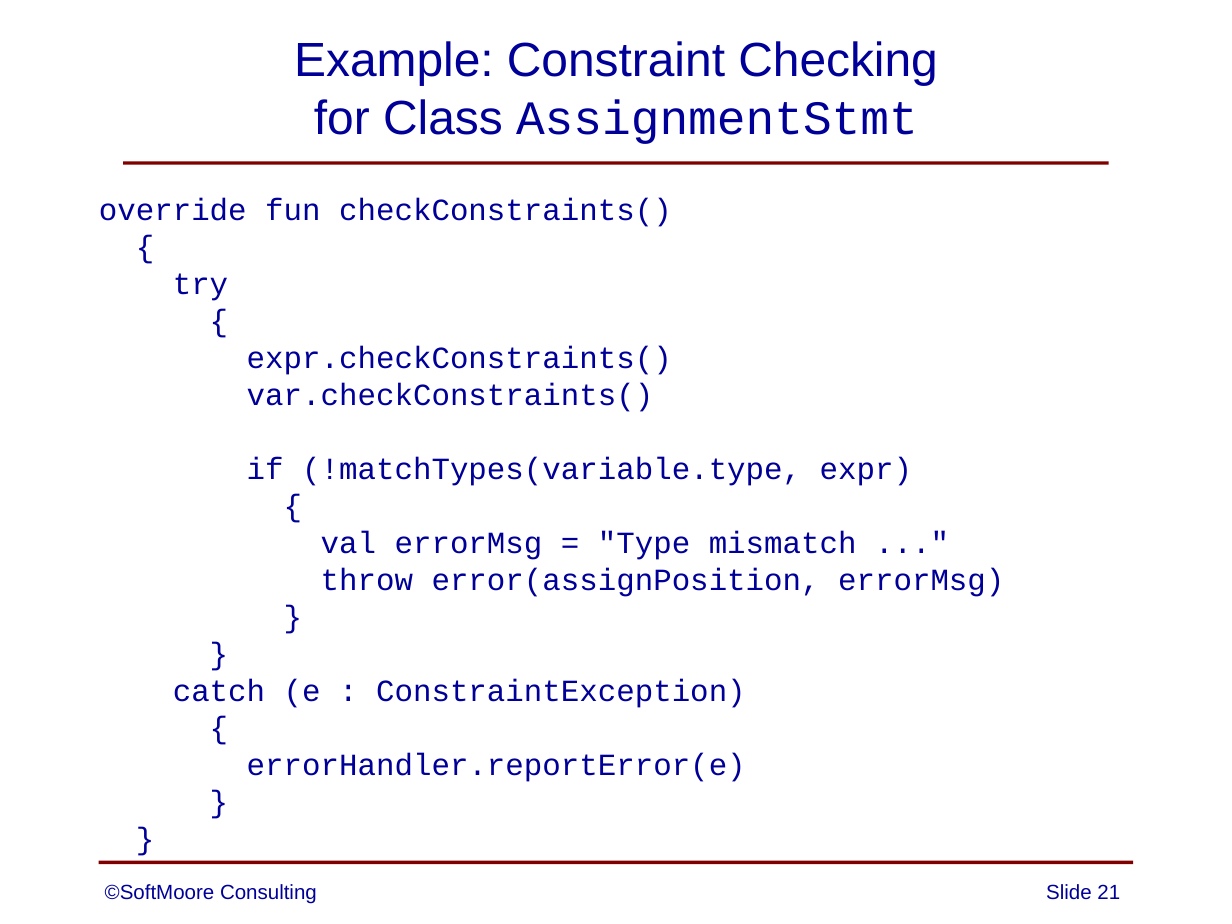
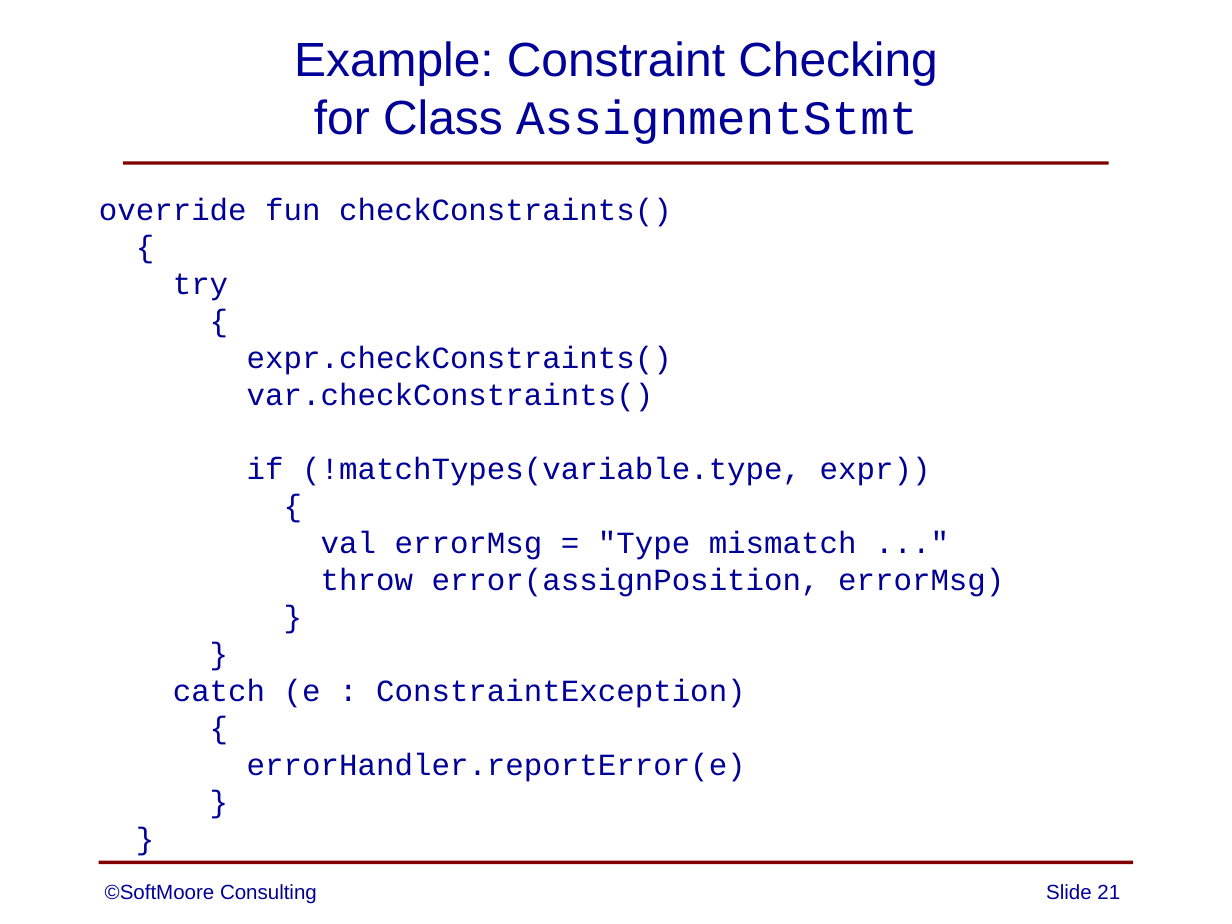
Before and after one commit to SoftMoore/CPRL-Kt-3rd, a slide deck: slide 21 of PowerPoints/09 - Constraint Analysis.pptx. Drawn at 1232x924 pixels with LibreOffice and Linux fonts; fonts in the diff are those of the drawing. Boxes give left, top, right and bottom in pixels: in the first picture for what was removed or moved away, otherwise in the second. Text is boxed around its words. In the diff, an @@ line names an element or a change of style, - is before the commit and + after.

Commit message:
added missing right paren on one slide

```diff
--- a/PowerPoints/09 - Constraint Analysis.pptx
+++ b/PowerPoints/09 - Constraint Analysis.pptx
@@ text at [247,457,931,486]: text changed @@
-if (!matchTypes(variable.type, expr)
+if (!matchTypes(variable.type, expr))
```
